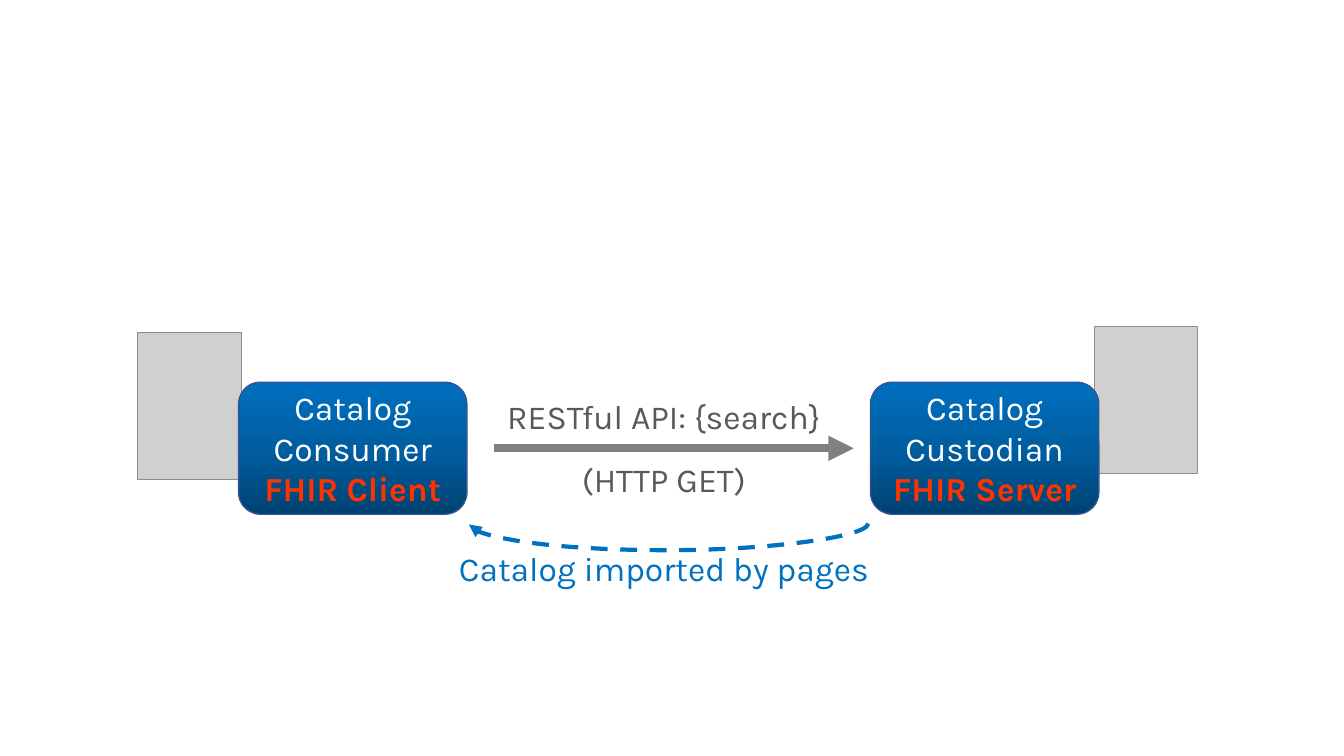
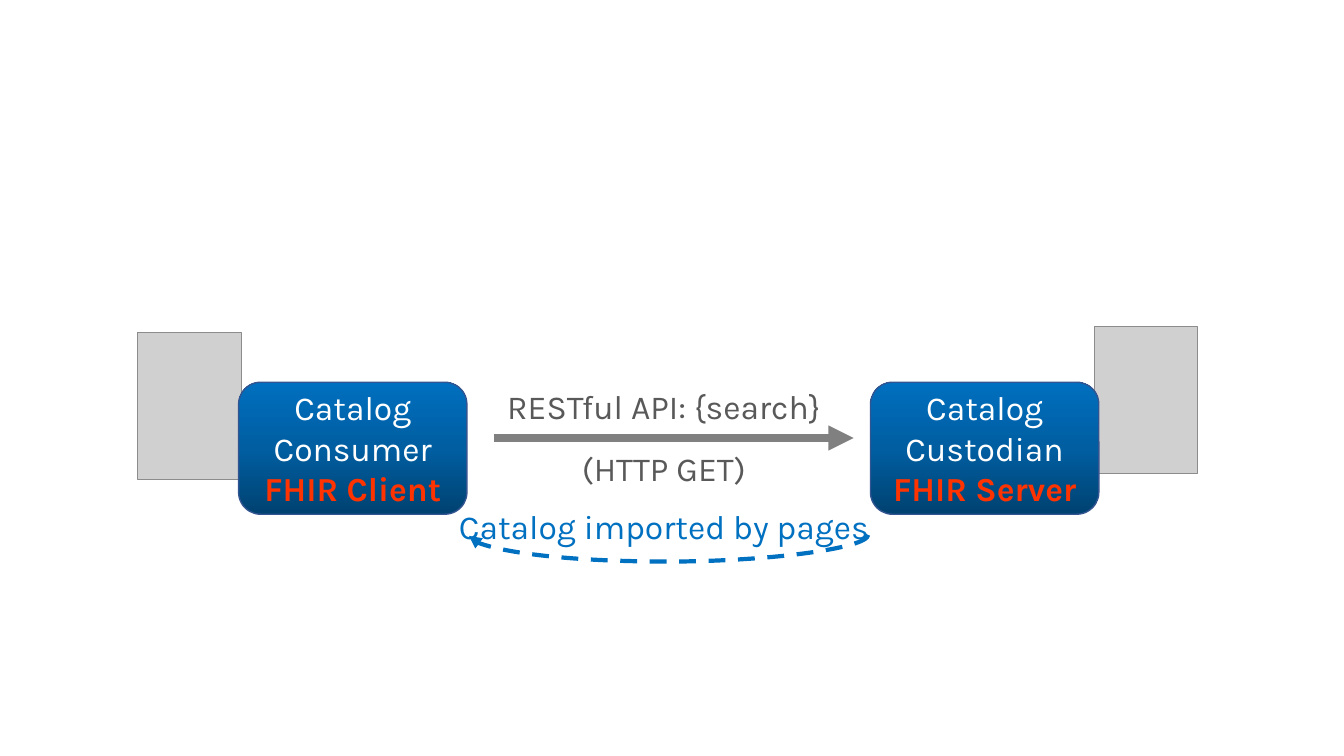
Before and after one commit to HL7/fhir-order-catalog, a slide deck: slide 1 of input/images-source/interactionImportPull.pptx. Drawn at 1344x756 pixels with LibreOffice and Linux fonts; fonts in the diff are those of the drawing; grey boxes stand for pictures. Boxes give left, top, right and bottom in pixels: in the first picture for what was removed or moved away, otherwise in the second. Text is boxed around its words. In the diff, an @@ line names an element or a change of style, - is before the commit and + after.

```diff
--- a/input/images-source/interactionImportPull.pptx
+++ b/input/images-source/interactionImportPull.pptx
@@ 2 texts, 1 arrow moved together from (x1=494, y1=404, x2=854, y2=496) to (x1=494, y1=394, x2=854, y2=485) @@
@@ text "Catalog imported by pages" moved from (x1=459, y1=550, x2=869, y2=589) to (x1=459, y1=509, x2=869, y2=548) @@
@@ 2 rectangles, 1 curved arrow moved together from (x1=458, y1=505, x2=879, y2=549) to (x1=458, y1=516, x2=879, y2=562) @@
```
Also in this commit, not shown: 1 other file.
